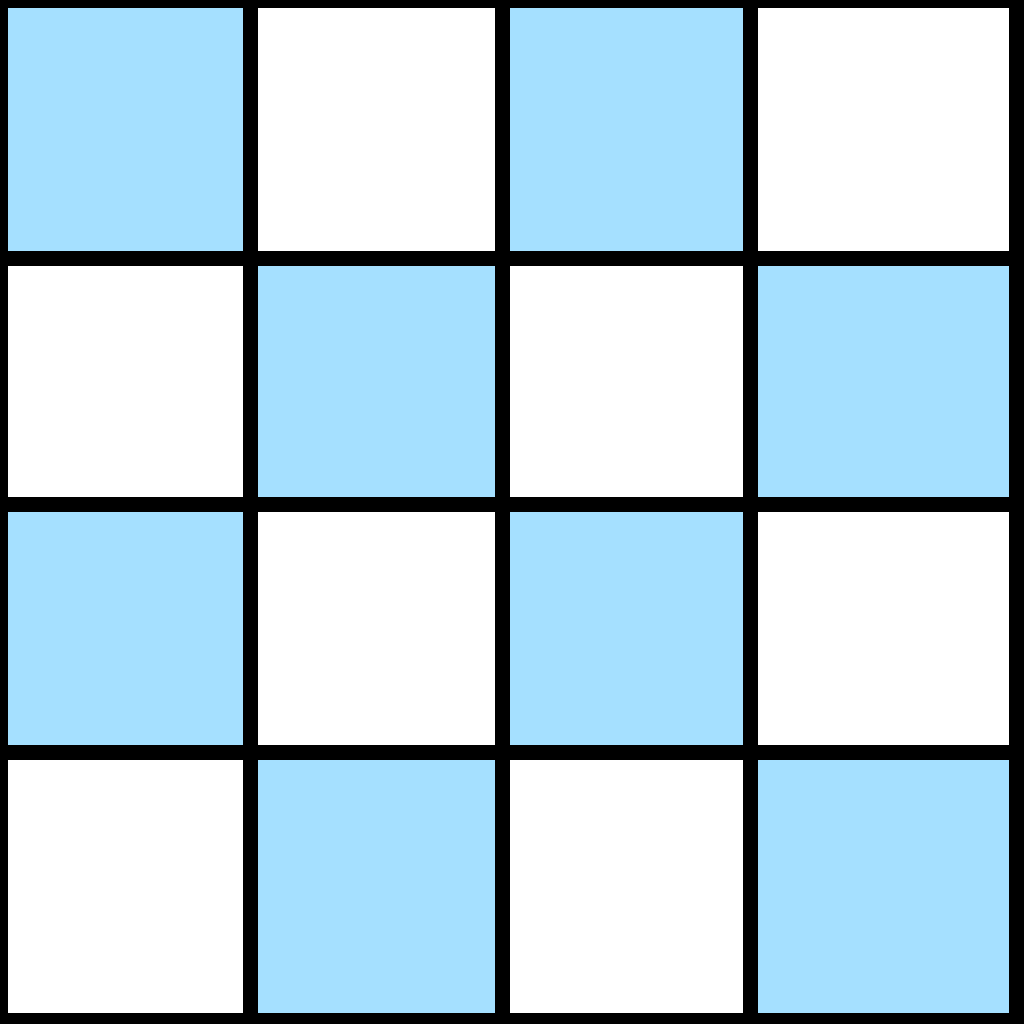
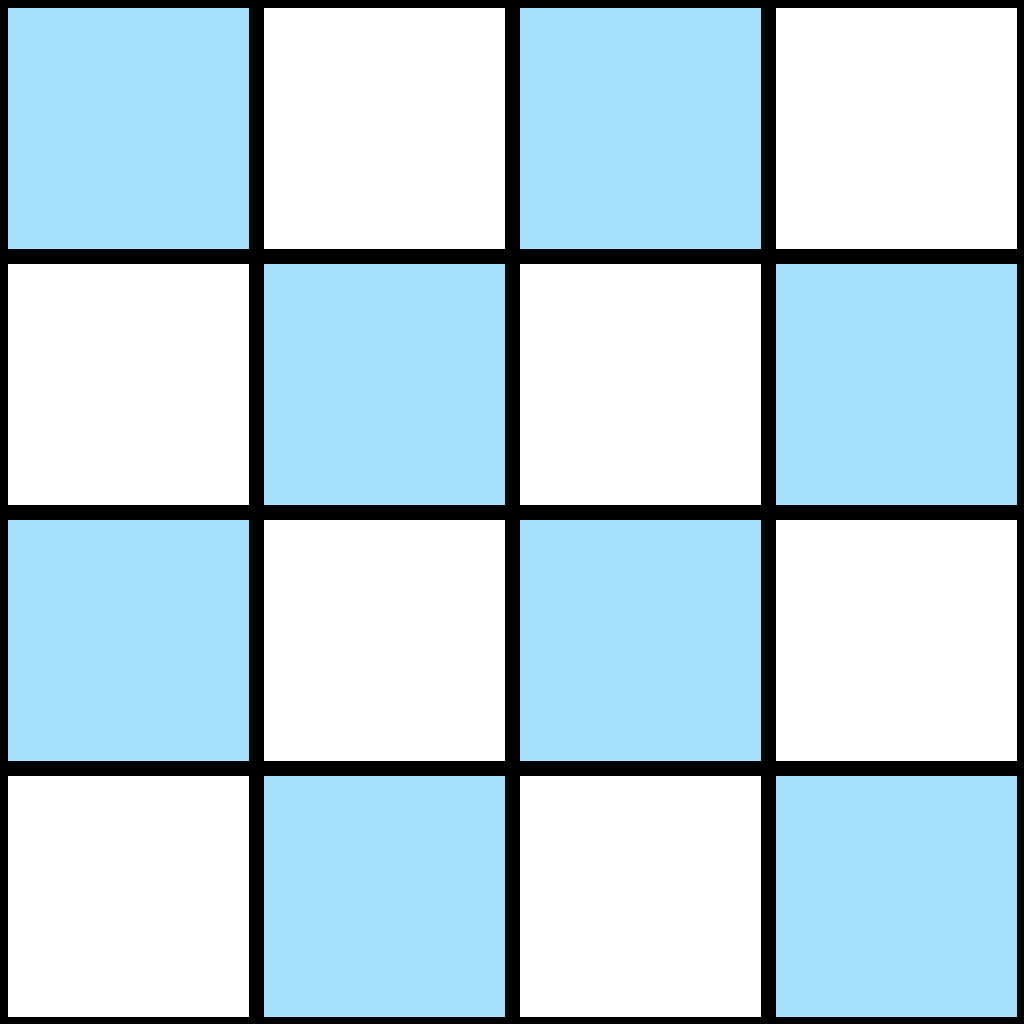
The second 1024×1024 image is a revision of the first. Changes to its layers:
renamed "clouds" to "grid and clouds", painted on it over <box>8,8,1017,1017</box>
